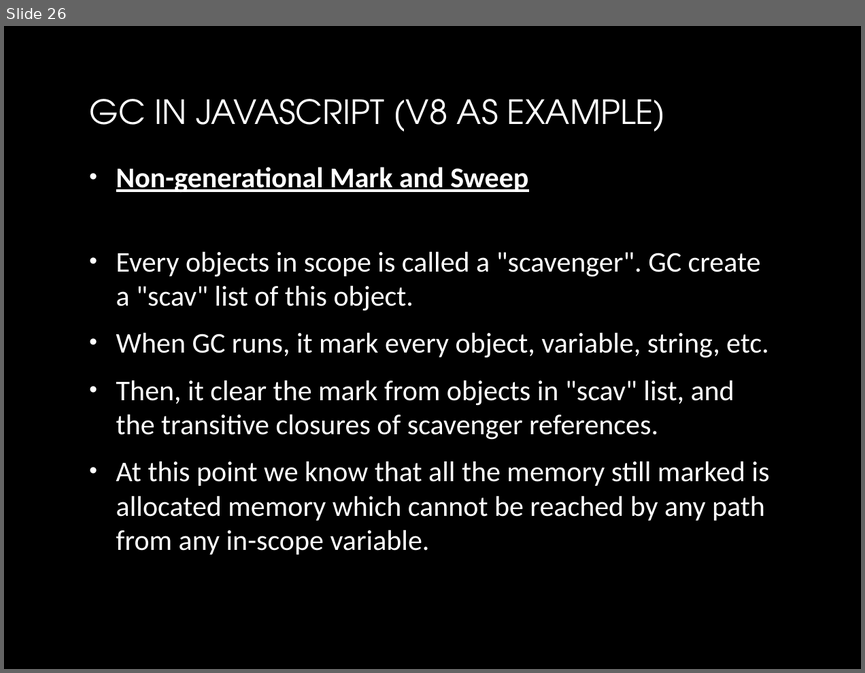
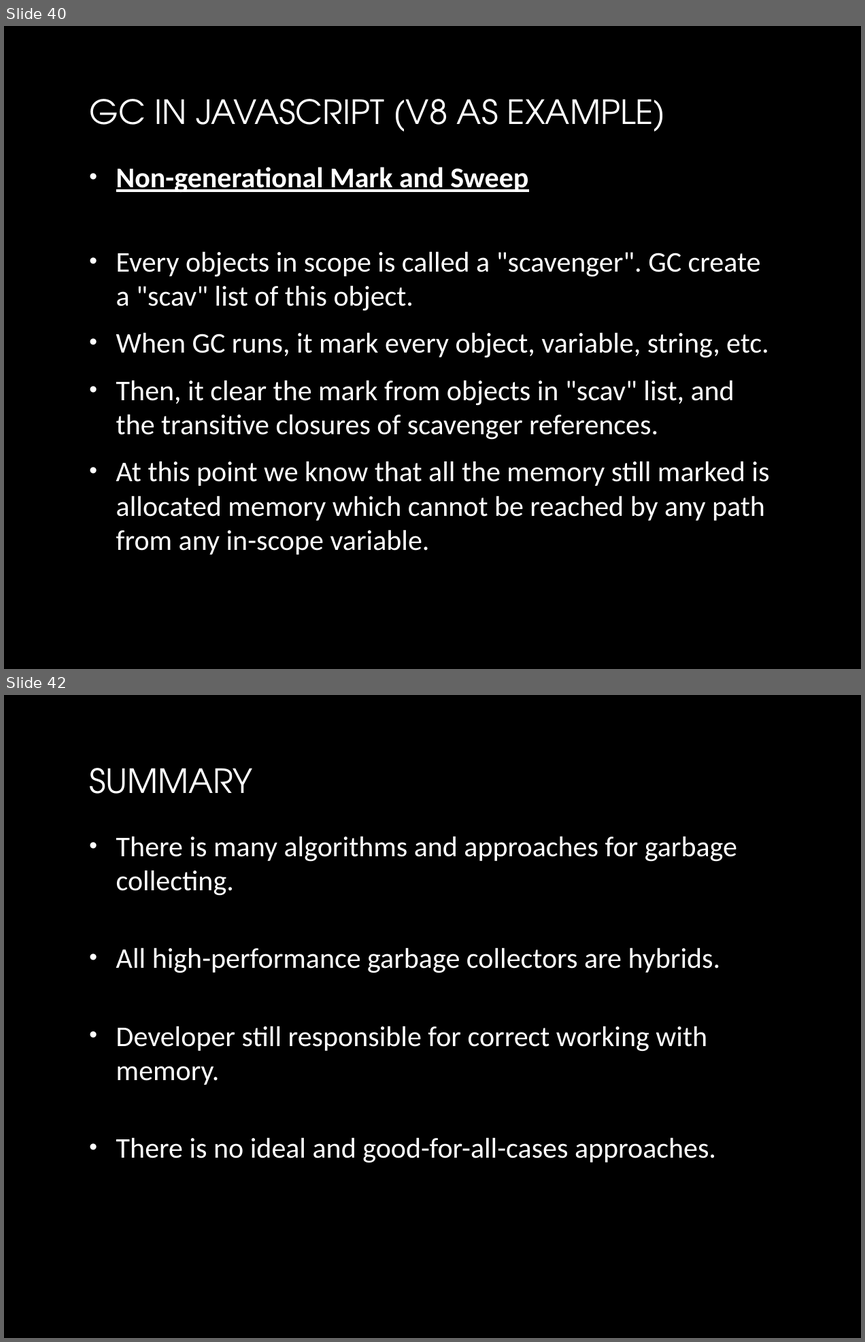
Before and after one commit to yuriyshapovalov/slides, a slide deck: ppt/Garbage collection in dotnet.pptx. Shown one above the other, each under a label of ours: slide 26 before the commit, slides 40 and 42 after it; the slides between them are not shown. The pictures are 865x673 and 865x1342 pixels, drawn with LibreOffice and Linux fonts; fonts in the diff are those of the drawing; background and template pictures are left out. Boxes give left, top, right and bottom in pixels: in the first picture for what was removed or moved away, otherwise in the second. Text is boxed around its words. In the diff, an @@ line names an element or a change of style, - is before the commit and + after.

Commit message:
Updated presentation about garbage collection in .net

```diff
--- a/ppt/Garbage collection in dotnet.pptx
+++ b/ppt/Garbage collection in dotnet.pptx
@@ slide 42 added at bbox=[4, 695, 861, 1338], background picture (left out) @@
@@ title added at bbox=[89, 768, 253, 794], 28 pt, text gradient #FFFFFF to #BFBFBF @@
+SUMMARY
@@ text added at bbox=[116, 836, 737, 1163], 24 pt, text gradient #FFFFFF to #BFBFBF @@
+• There is many algorithms and approaches for garbage collecting.
+• All high-performance garbage collectors are hybrids.
+• Developer still responsible for correct working with memory.
+• There is no ideal and good-for-all-cases approaches.
@@ what was slide 26 is now slide 40 @@
```
Also in this commit, not shown: 2 slides changed, 18 other slides added, 3 slides removed, 1 other file.
